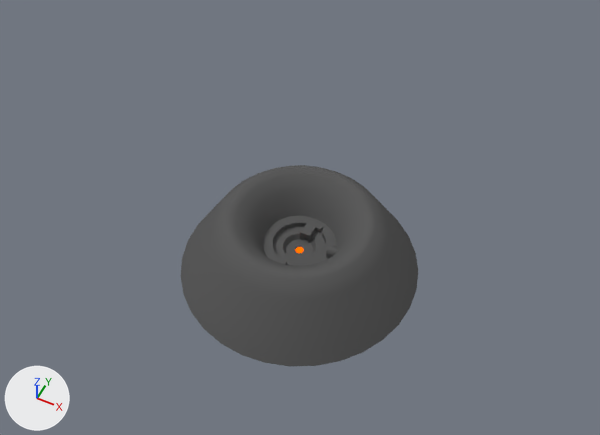
The Blender file Assets/Fire_Dungeon/Environment/VulcanoDungeon.blend as it was, and as the next commit left it.
Both versions are drawn from a camera (50 mm lens) standing at (86.5, -172.5, 233.3) and looking at (-0.4, 1.3, 16.0). Lighting does not change. The marker at lower left points along +X, +Y and +Z.

In view in the first picture: 'Ground'.
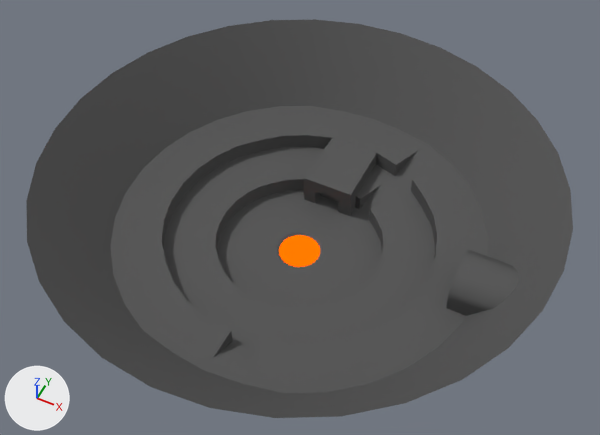
Where the change shows, as pixel boxes [x1, y1, x2, y2] in the pictures (600 x 435 px):
'Ground', reshaped, rescaled (130% wider, 98% taller)
    before: [181, 165, 418, 366]
    after: [26, 19, 573, 418]
'Entrance', rescaled
    before: [300, 223, 316, 243]
    after: [304, 138, 377, 216]
'Exit', rescaled
    before: [326, 245, 339, 258]
    after: [446, 250, 519, 316]
part 1 of me_circle, cut back
    before: [181, 165, 418, 366]
    after: [216, 179, 394, 307]

Edits to the bpy script that builds the scene:
```text
Change me_circle:
    used by ob_ground; location = (0.0, 0.0, 0.0); scale = (5.0, 5.0, 5.0)
    remove me_circle.from_pydata(...)  # 511 vertices, 511 faces; spans x -8.8..8.8, y -8.8..8.8, z -1.7..3.4
    add me_circle.from_pydata(...)  # 341 vertices, 341 faces; spans x -3.5..3.5, y -3.5..3.5, z 0.0..2.5
    me_circle part 1
    170 vertices are removed from x -8.8..8.8, y -8.8..8.8, z -1.7..3.4
    170 faces are deleted
    3 vertices in x -1.0, y -0.2..0.2, z 0.0 move by (-0.2, 0.0, 0.0)
    3 vertices in x -0.2..0.2, y -1.0, z 0.0 move by (0.0, -0.2, 0.0)
    3 vertices in x 1.0, y -0.2..0.2, z 0.0 move by (0.2, 0.0, 0.0)
    3 vertices in x -0.2..0.2, y 1.2, z 0.0 move by (0.0, 0.2, 0.0)
    22 vertices move from x -0.9..0.9, y -0.9..1.0, z 0.0 to x -1.1..1.1, y -1.1..1.1, z 0.0
Change ob_ground:
    ob_ground.scale: (5.0, 5.0, 5.0) -> (25.0, 25.0, 15.0)
```
